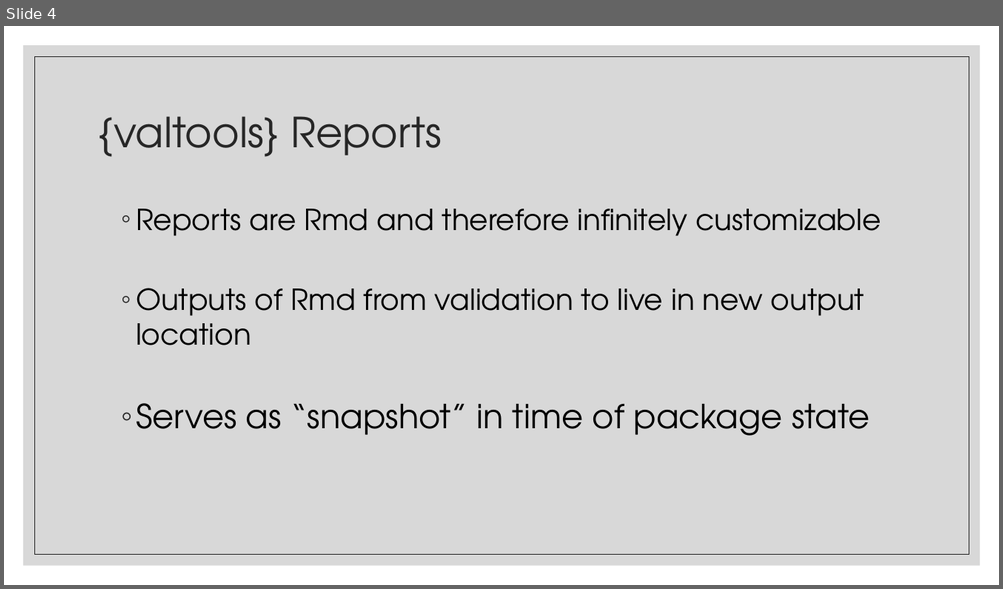
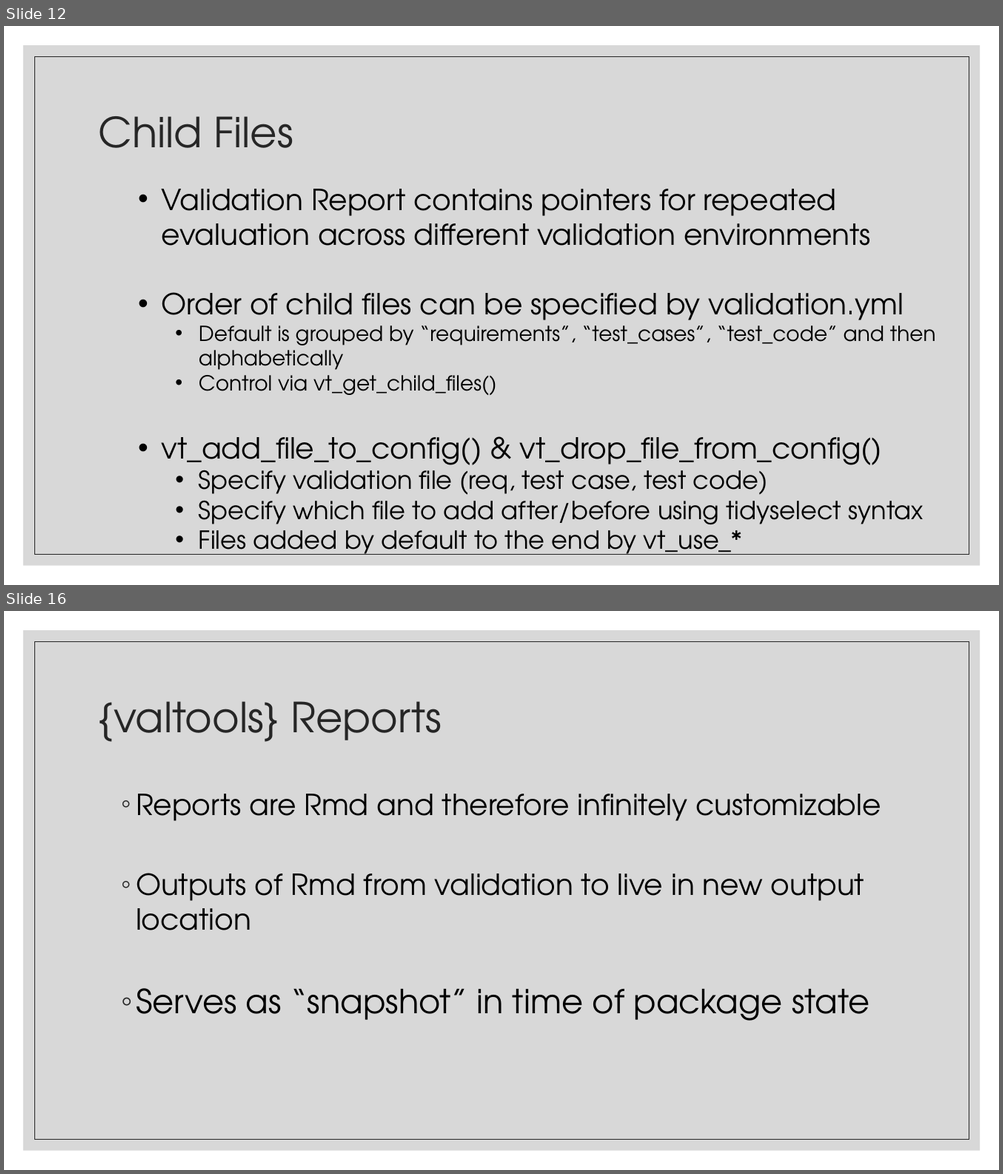
Before and after one commit to FredHutch/R_Package_Validation_Tutorial, a slide deck: Slides/Slides-05-The_Validation_Report/Slides-05-The_Validation_Report.pptx. Shown one above the other, each under a label of ours: slide 4 before the commit, slides 12 and 16 after it; the slides between them are not shown. The pictures are 1003x589 and 1003x1174 pixels, drawn with LibreOffice and Linux fonts; fonts in the diff are those of the drawing. Boxes give left, top, right and bottom in pixels: in the first picture for what was removed or moved away, otherwise in the second. Text is boxed around its words. In the diff, an @@ line names an element or a change of style, - is before the commit and + after.

```diff
--- a/Slides/Slides-05-The_Validation_Report/Slides-05-The_Validation_Report.pptx
+++ b/Slides/Slides-05-The_Validation_Report/Slides-05-The_Validation_Report.pptx
@@ slide 12 added at (x1=4, y1=26, x2=999, y2=585), background #FFFFFF; not listed: 2 template elements that a slide beside it also shows @@
@@ title added at (x1=99, y1=116, x2=293, y2=148), 40 pt, text #262626 @@
+Child Files
@@ text added at (x1=162, y1=189, x2=936, y2=555), 28 pt, text #000000 @@
+• Validation Report contains pointers for repeated evaluation across different validation environments
+• Order of child files can be specified by validation.yml
+  • Default is grouped by “requirements”, “test_cases”, “test_code” and then alphabetically
+  • Control via vt_get_child_files()
+• vt_add_file_to_config() & vt_drop_file_from_config()
+  • Specify validation file (req, test case, test code)
+  • Specify which file to add after/before using tidyselect syntax
+  • Files added by default to the end by vt_use_*
@@ what was slide 4 is now slide 16 @@
```
Also in this commit, not shown: 2 slides changed, 12 other slides added, 7 slides removed, 9 other files.
